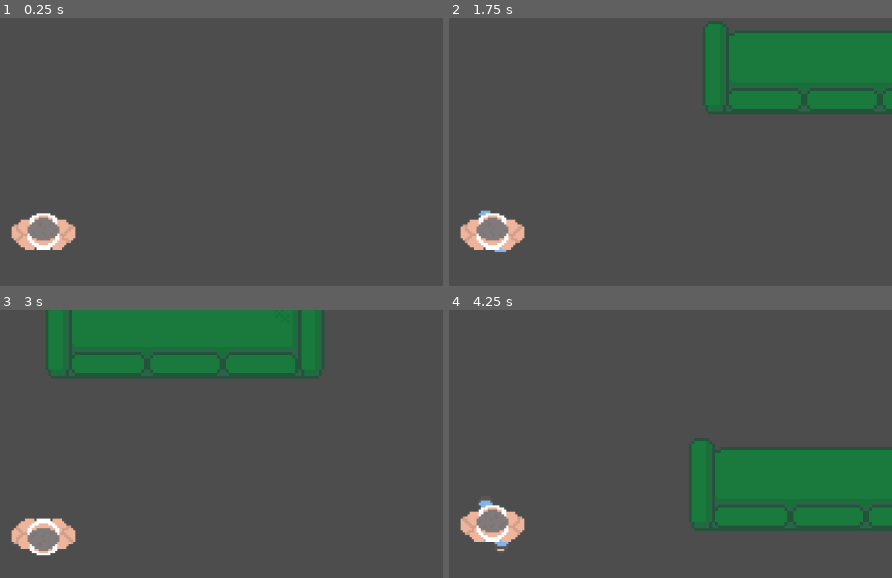
Above: before the commit, frames 1-4 (two rows, left to right).
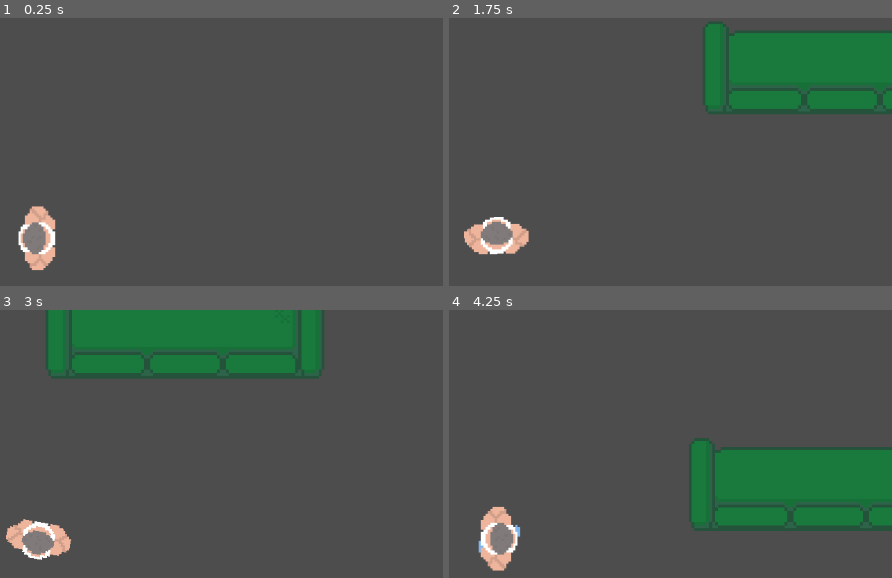
Above: after the commit, the same moments.

Repository: Pel-meshek/drinkUP
Game: Godot game, scene res://scenes/garage.tscn
The game is run twice, just before and just after one commit, with the same random seed, the same clock (stepped at 60 frames per second) and the same inputs. The engine's default icon, where the game draws it, is replaced by a stand-in: a white triangle on a blue panel in a dark square.
Inputs:
- Up to frame 1 (0.25 s): no input
- Up to frame 2 (1.75 s): tap Enter at 0.5 s; hold D (right) 0.53-1.28 s; hold E (interact) 0.53-1.28 s; hold S (down) from 1.28 s (still down); tap E (interact) at 1.35 s
- Up to frame 3 (3 s): release S (down) at 2.03 s; hold D (right) 2.03-2.78 s; hold E (interact) 2.03-2.78 s; hold W (up) from 2.78 s (still down); tap E (interact) at 2.85 s
- Up to frame 4 (4.25 s): release W (up) at 3.53 s; hold A (left) from 3.53 s (still down); hold E (interact) from 3.53 s (still down)

The runs differ from the first frame. In frame 1, 1.9% of the frame differs, in the area x 2-18%, y 70-95%; in frame 2, 1.2%; in frame 3, 1.2%; in frame 4, 2.2%, in the area x 2-18%, y 70-98%.

Commit message:
просто мужик из хотлы ахуенный

Diff:
--- a/scenes/player.tscn
+++ b/scenes/player.tscn
@@ -50,7 +50,7 @@
 }],
 "loop": true,
 "name": &"walk",
-"speed": 5.0
+"speed": 10.0
 }]
 
 [node name="Player" type="CharacterBody2D" unique_id=1896740672]
@@ -62,10 +62,12 @@
 
 [node name="AnimatedSprite2D" type="AnimatedSprite2D" parent="." unique_id=1758560911]
 position = Vector2(4.7683716e-07, -3.0000005)
+rotation = -1.5707964
 scale = Vector2(1.6582031, 1.6582031)
 sprite_frames = SubResource("SpriteFrames_sweqy")
-animation = &"idle"
+animation = &"walk"
 autoplay = "idle"
+flip_v = true
 
 [node name="Camera2D" type="Camera2D" parent="." unique_id=655207469]
 zoom = Vector2(2, 2)
--- a/scripts/player.gd
+++ b/scripts/player.gd
@@ -2,30 +2,26 @@
 
 
 const SPEED = 200.0
+@export var speed: float = 200.0
+@export var rotation_speed: float = 10.0 # Скорость поворота (чем выше, тем резче)
 
 
 func _physics_process(delta: float) -> void:
 
-	# Get the input direction and handle the movement/deceleration.
-	# As good practice, you should replace UI actions with custom gameplay actions.
-	var direction_x := Input.get_axis("left", "right")
-	if direction_x:
-		velocity.x = direction_x * SPEED
-		$AnimatedSprite2D.flip_h = true
-	else:
-		velocity.x = move_toward(velocity.x, 0, SPEED)
-		$AnimatedSprite2D.flip_h = false
-	var direction_y := Input.get_axis("up","down")
-	if direction_y >= 0:
-		velocity.y = direction_y * SPEED
-		$AnimatedSprite2D.flip_v = true
-	elif direction_y < 0:
-		velocity.y = direction_y * SPEED
-		$AnimatedSprite2D.flip_v = false
-	else:
-		velocity.y = move_toward(velocity.y, 0, SPEED)
-	if direction_x or direction_y:
+	# 1. Получаем направление ввода (-1 до 1)
+	var input_dir = Input.get_vector("left", "right", "up", "down")
+
+	# 2. Движение
+	velocity = input_dir * speed
+
+	# 3. Поворот спрайта
+	if input_dir.length() > 0:
+		# Вычисляем целевой угол в радианах
+		var target_angle = input_dir.angle()
 		$AnimatedSprite2D.play("walk")
+
+		# Плавный поворот к цели (lerp_angle корректно обрабатывает переход через 180/-180 градусов)
+		rotation = lerp_angle(rotation, target_angle, rotation_speed * delta)
 	else:
 		$AnimatedSprite2D.play("idle")
 	move_and_slide()
